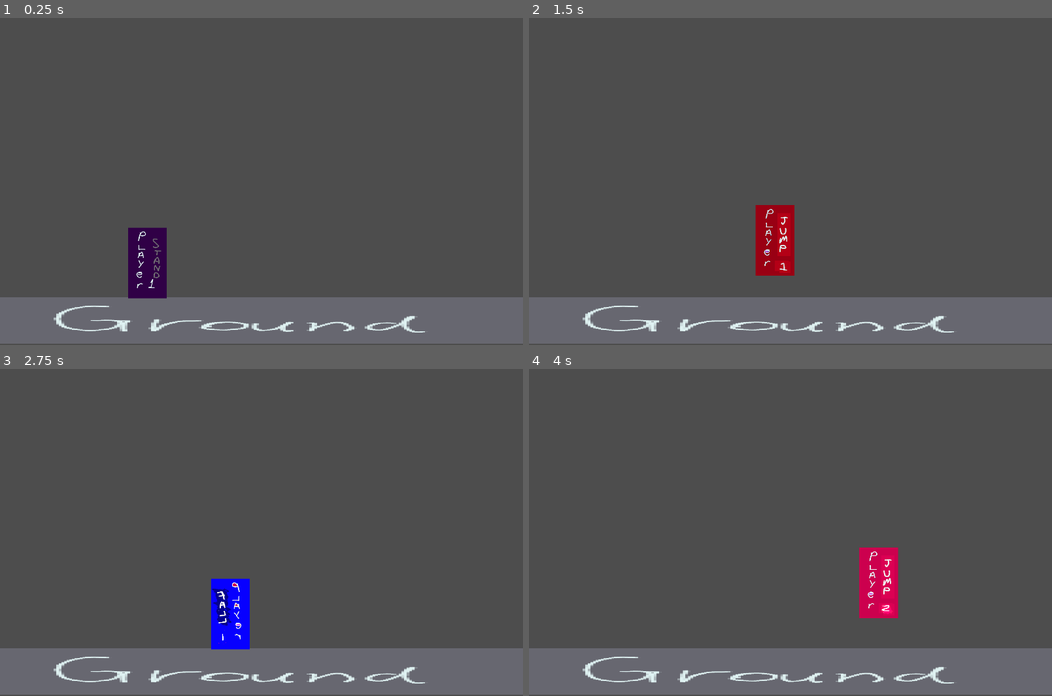
Above: before the commit, frames 1-4 (two rows, left to right).
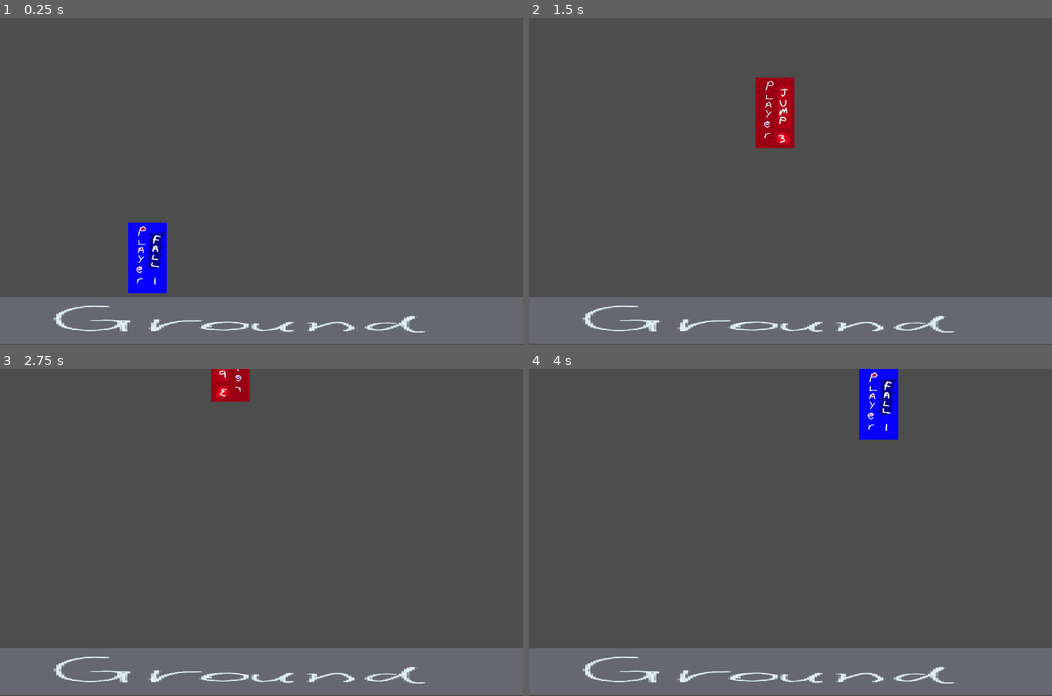
Above: after the commit, the same moments.

Repository: haruo-gabriel/portal2d
Game: Godot game, scene res://Scenes/Main/main.tscn
The game is run twice, just before and just after one commit, with the same random seed, the same clock (stepped at 60 frames per second) and the same inputs.
Inputs:
- Up to frame 1 (0.25 s): no input
- Up to frame 2 (1.5 s): hold D (move_right) from 0.53 s (still down); tap Space (jump) at 0.6, 0.77, 1.07, 1.35 s
- Up to frame 3 (2.75 s): tap Space (jump) at 1.52, 1.82, 2.1 s; release D (move_right) at 2.03 s; hold A (move_left) from 2.03 s (still down)
- Up to frame 4 (4 s): release A (move_left) at 2.78 s; hold D (move_right) from 2.78 s (still down); tap Space (jump) at 2.85, 3.02, 3.32, 3.6, 3.77 s

The runs differ from the first frame. In frame 1, 1.7% of the frame differs, in the area x 24-32%, y 62-86%; in frame 2, 3.2%; in frame 3, 2.3%; in frame 4, 3.2%, in the area x 63-71%, y 0-77%.

Commit message:
Adding a `jump` function.
The jump animation is called there.

Diff:
--- a/godot project/Scripts/Player/Player.gd
+++ b/godot project/Scripts/Player/Player.gd
@@ -2,15 +2,16 @@
 extends CharacterBody2D
 
 const SPEED: float = 300.0
-const JUMP_VELOCITY: float = -600.0
+const JUMP_VELOCITY: float = -600.0 / 1
 
 # Get the gravity from the project settings to be synced with RigidBody nodes.
-var gravity = ProjectSettings.get_setting("physics/2d/default_gravity")
+var gravity = ProjectSettings.get_setting("physics/2d/default_gravity") / 8
 
 @onready var animation: AnimationPlayer = $AnimationPlayer
 @onready var sprite: Sprite2D = $Sprite2D
 
 var direction: float
+var jumped: bool
 
 func set_animation() -> void:
 	"""
@@ -18,10 +19,15 @@
 	direction and vertical speed.
 	"""
 
+	# animation.play("Jump") is called in `jump`
+	# adding it here with a `velocity < 0` check would make the
+	# animation restart while the player is in the air
+
 	if velocity.y > 0:
 		return animation.play("Fall") # Returns early so others don't affect it
-	elif velocity.y < 0:
-		return animation.play("Jump")
+
+	if not is_on_floor():
+		return
 
 	# This part should only be reached
 	# if the player is on the ground.
@@ -32,17 +38,26 @@
 		animation.play("Walk")
 
 
+func jump() -> void:
+
+	velocity.y = JUMP_VELOCITY
+
+	animation.play("Jump")
+
+
 func _physics_process(delta: float) -> void:
 
 	direction = Input.get_axis("move_left", "move_right")
+	jumped = Input.is_action_just_pressed("jump") and is_on_floor()
 
 	set_animation()
+
+	if jumped:
+		jump()
 
 	if not is_on_floor():
 		velocity.y += gravity * delta
 
-	if Input.is_action_just_pressed("jump") and is_on_floor():
-		velocity.y = JUMP_VELOCITY
 
 	if direction < 0:
 		sprite.flip_h = 1
